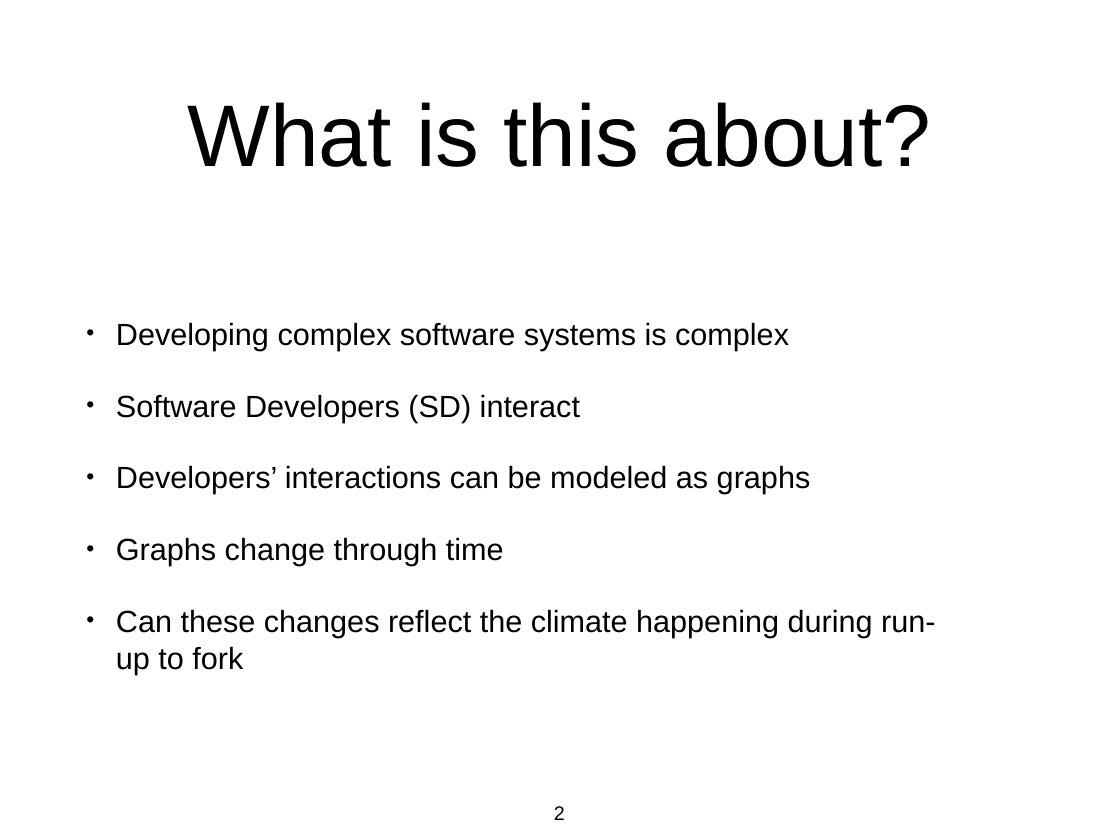
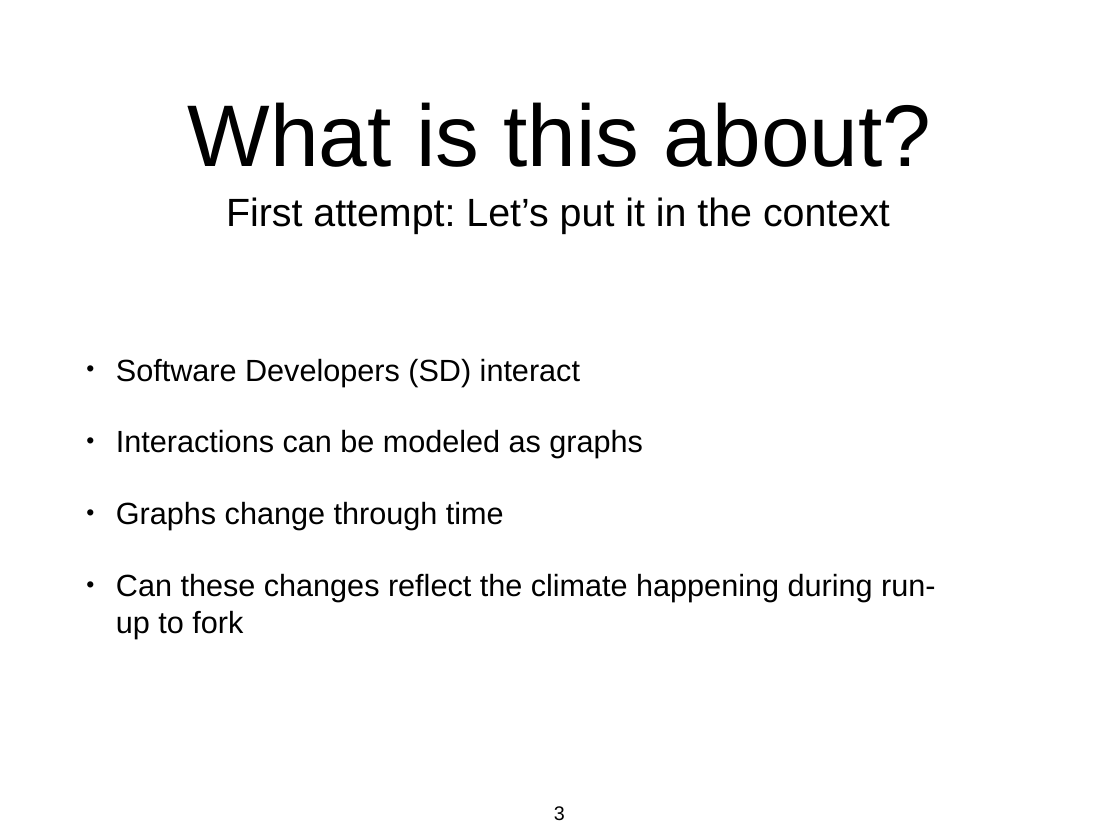
Before and after one commit to azarbakht/prelim, a slide deck: slide 3 of slides/prelim_presentation.pptx (slide 2 before the commit). Drawn at 1120x840 pixels with LibreOffice and Linux fonts; fonts in the diff are those of the drawing. Boxes give left, top, right and bottom in pixels: in the first picture for what was removed or moved away, otherwise in the second. Text is boxed around its words. In the diff, an @@ line names an element or a change of style, - is before the commit and + after.

```diff
--- a/slides/prelim_presentation.pptx
+++ b/slides/prelim_presentation.pptx
@@ text added at (226, 197, 890, 234), 36 pt, text #000000 @@
+First attempt: Let’s put it in the context
@@ text at (116, 322, 789, 351): paragraph removed @@
-• Developing complex software systems is complex
@@ text at (116, 429, 643, 458): text changed @@
-• Developers’ interactions can be modeled as graphs
+• Interactions can be modeled as graphs
@@ page number at (554, 806, 565, 821): text changed @@
-2
+3
```
Also in this commit, not shown: 15 other slides changed, 5 slides added, 2 slides removed, 2 other files.
